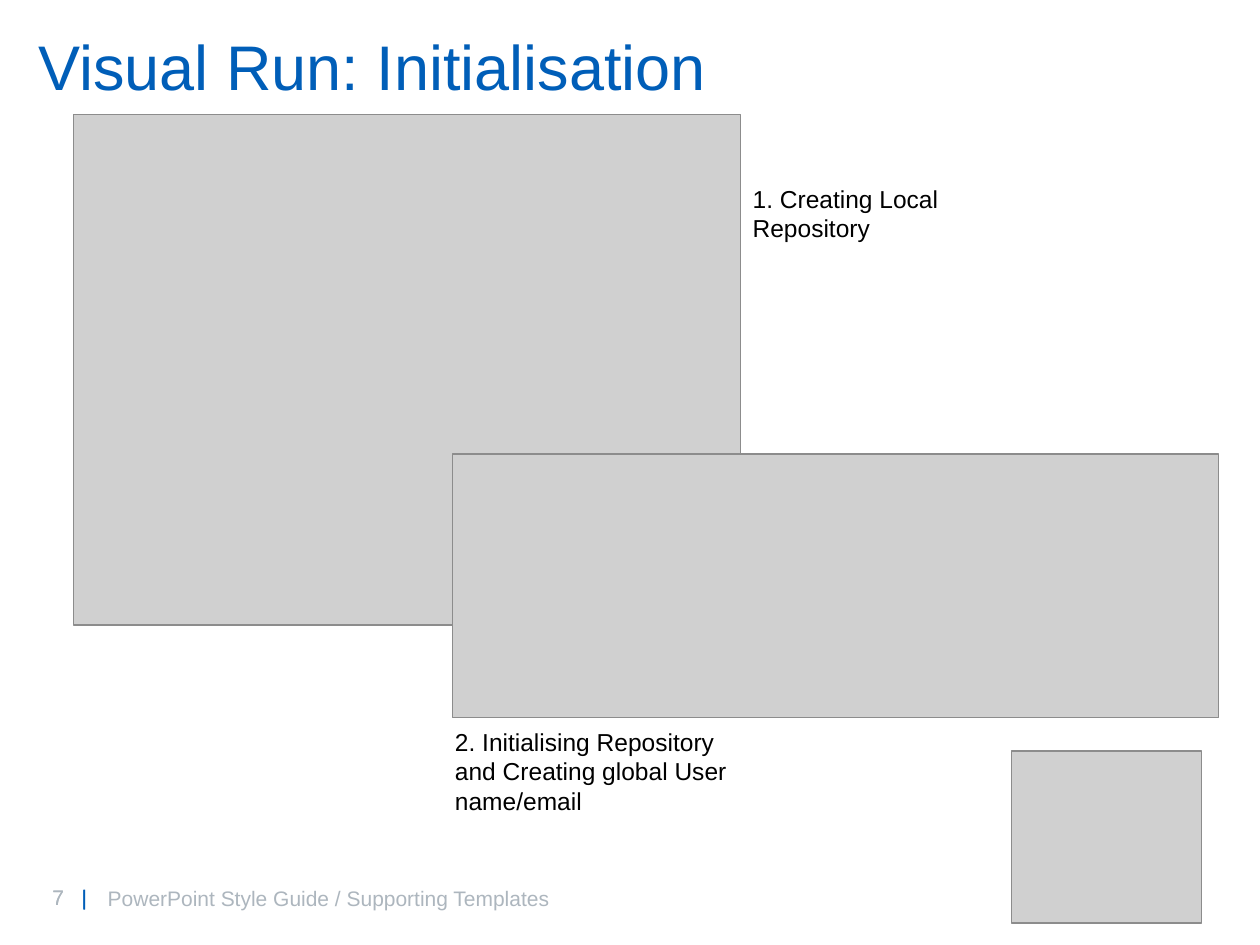
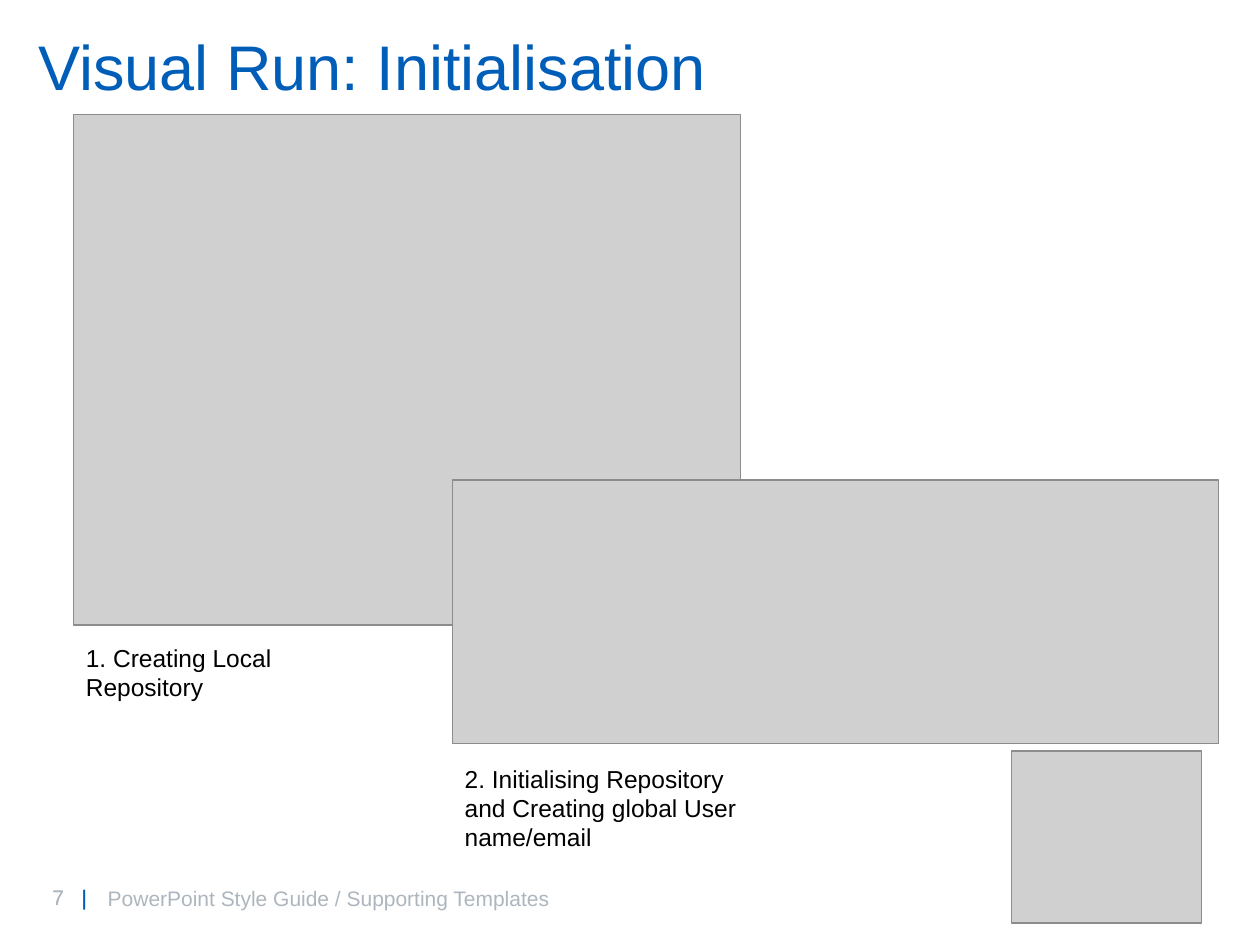
Before and after one commit to willbrooks2/Git_Introduction, a slide deck: slide 7 of GitIntro.pptx. Drawn at 1260x945 pixels with LibreOffice and Linux fonts; fonts in the diff are those of the drawing; grey boxes stand for pictures; background and template pictures are left out. Boxes give left, top, right and bottom in pixels: in the first picture for what was removed or moved away, otherwise in the second. Text is boxed around its words. In the diff, an @@ line names an element or a change of style, - is before the commit and + after.

```diff
--- a/GitIntro.pptx
+++ b/GitIntro.pptx
@@ picture: place and size @@
-picture at [452,454,1218,717]
+picture at [452,480,1218,743]
@@ text "1. Creating Local Repository": place and size @@
-text "1. Creating Local Repository" at [753,190,938,242]
+text "1. Creating Local Repository" at [86,649,272,701]
@@ text "2. Initialising Repository and Creating ...": place and size @@
-text "2. Initialising Repository and Creating ..." at [455,733,727,811]
+text "2. Initialising Repository and Creating ..." at [465,770,736,847]
```
Also in this commit, not shown: 3 other slides changed.
